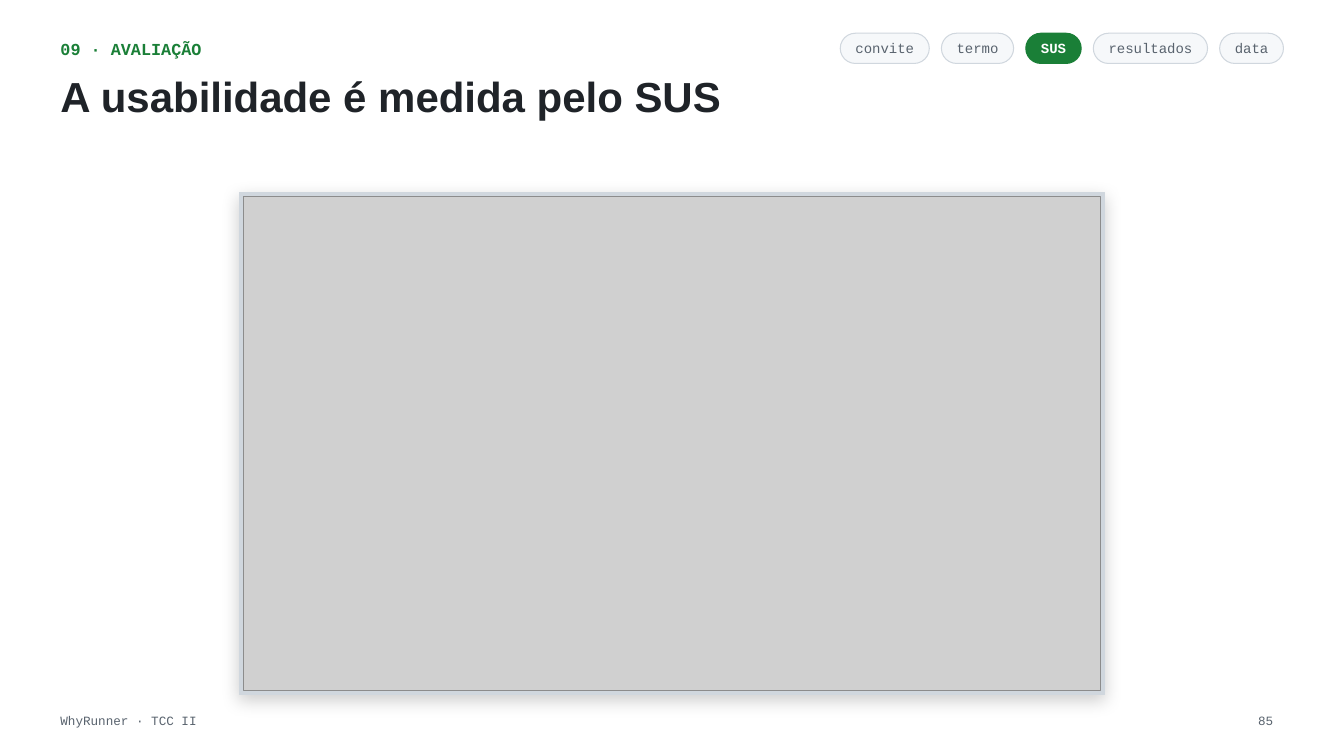
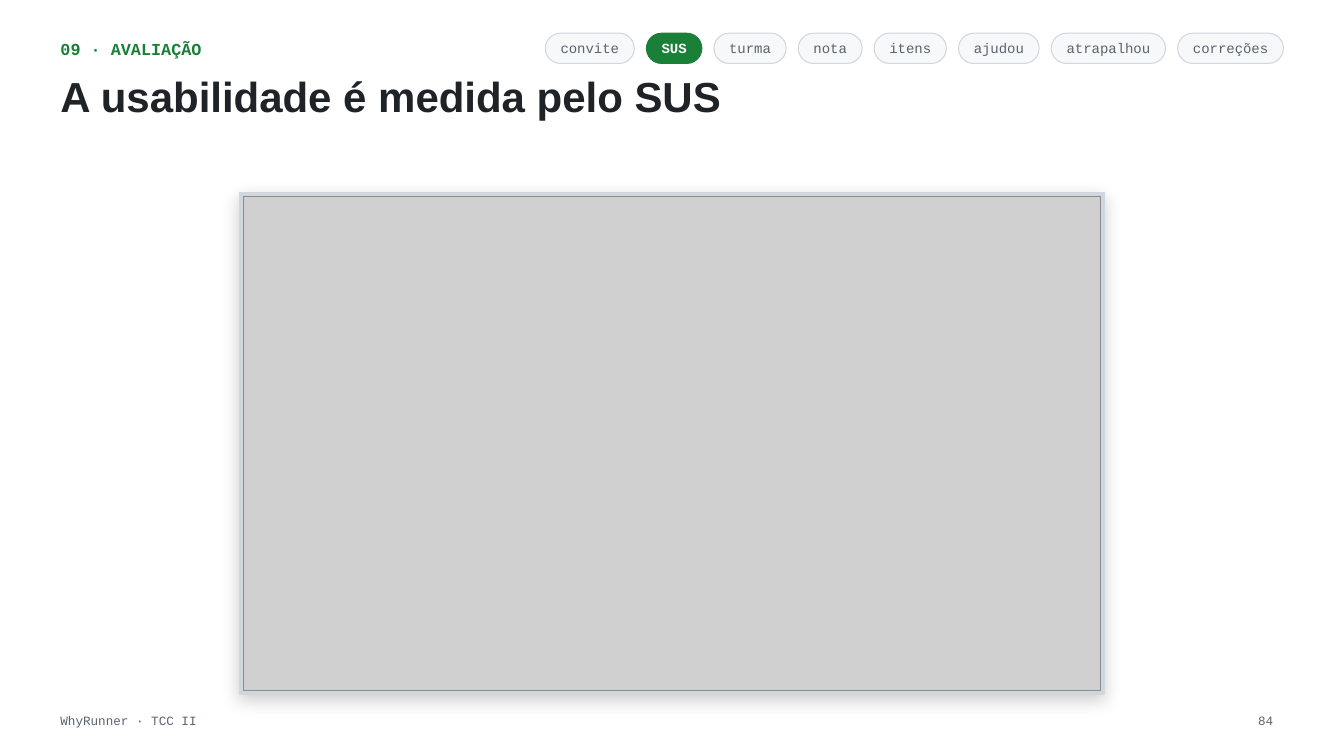
Before and after one commit to whowon2/why-runner, a slide deck: slide 84 of WhyRunner — Apresentação TCC II v5.pptx (slide 85 before the commit). Drawn at 1344x756 pixels with LibreOffice and Linux fonts; fonts in the diff are those of the drawing; grey boxes stand for pictures. Boxes give left, top, right and bottom in pixels: in the first picture for what was removed or moved away, otherwise in the second. Text is boxed around its words. In the diff, an @@ line names an element or a change of style, - is before the commit and + after.

```diff
--- a/WhyRunner — Apresentação TCC II v5.pptx
+++ b/WhyRunner — Apresentação TCC II v5.pptx
@@ text "convite": place and size @@
-text "convite" at (855,43,914,53)
+text "convite" at (561,43,620,53)
@@ rounded rectangle added at (545,33,634,64), fill #F6F8FA, outline #D0D7DE 0.75 pt @@
@@ text "SUS": place and size @@
-text "SUS" at (1041,43,1066,53)
+text "SUS" at (662,43,687,53)
@@ rounded rectangle: place and size @@
-rounded rectangle at (1026,33,1082,64)
+rounded rectangle at (646,33,702,64)
@@ rounded rectangle added at (714,33,786,64), fill #F6F8FA, outline #D0D7DE 0.75 pt @@
@@ text added at (729,44,771,53), 10 pt, text #59636E @@
+turma
@@ rounded rectangle added at (799,33,862,64), fill #F6F8FA, outline #D0D7DE 0.75 pt @@
@@ text added at (813,44,846,53), 10 pt, text #59636E @@
+nota
@@ rounded rectangle: place and size @@
-rounded rectangle at (841,33,930,64)
+rounded rectangle at (874,33,947,64)
@@ text added at (889,43,931,53), 10 pt, text #59636E @@
+itens
@@ text removed at (957,44,999,53) @@
-termo
@@ rounded rectangle: place and size @@
-rounded rectangle at (942,33,1014,64)
+rounded rectangle at (959,33,1040,64)
@@ text added at (974,43,1024,56), 10 pt, text #59636E @@
+ajudou
@@ rounded rectangle: place and size @@
-rounded rectangle at (1094,33,1208,64)
+rounded rectangle at (1052,33,1166,64)
@@ text added at (1067,43,1151,56), 10 pt, text #59636E @@
+atrapalhou
@@ text removed at (1109,43,1193,53) @@
-resultados
@@ rounded rectangle: place and size @@
-rounded rectangle at (1220,33,1284,64)
+rounded rectangle at (1178,33,1284,64)
@@ text added at (1193,43,1268,56), 10 pt, text #59636E @@
+correções
@@ text removed at (1235,43,1268,53) @@
-data
@@ page number at (1258,716,1273,725): text changed @@
-85
+84
```
Also in this commit, not shown: 6 other slides changed, 6 slides added, 3 slides removed, 16 other files.
